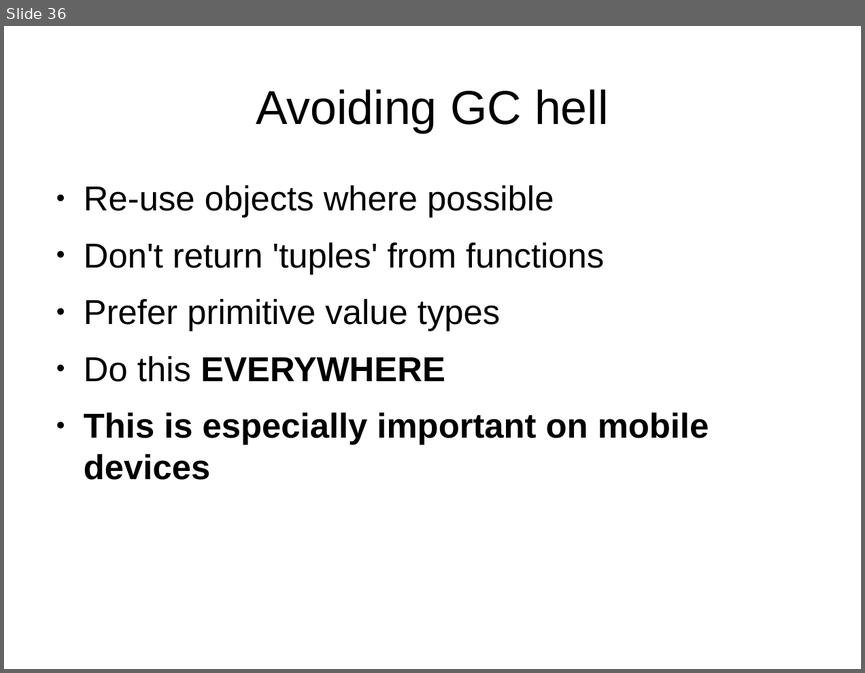
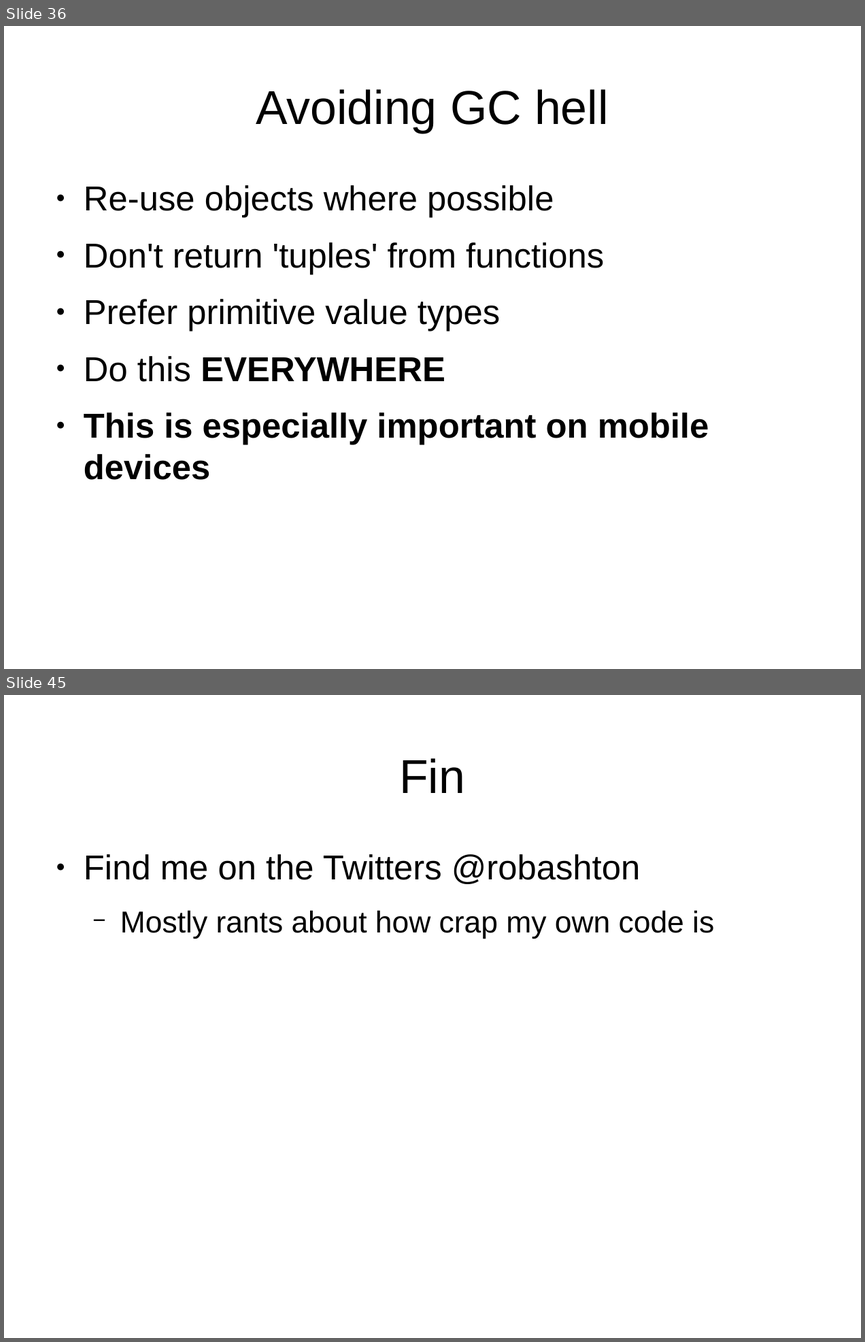
Before and after one commit to robashton/wabs, a slide deck: presentation.odp. Shown one above the other, each under a label of ours: slide 36 before the commit, slides 36 and 45 after it; the slides between them are not shown. The pictures are 865x673 and 865x1342 pixels, drawn with LibreOffice and Linux fonts; fonts in the diff are those of the drawing. Boxes give left, top, right and bottom in pixels: in the first picture for what was removed or moved away, otherwise in the second. Text is boxed around its words. In the diff, an @@ line names an element or a change of style, - is before the commit and + after.

```diff
--- a/presentation.odp
+++ b/presentation.odp
@@ slide 45 added at (4, 695, 861, 1338), background #FFFFFF @@
@@ title added at (399, 758, 465, 793), 44 pt, text #000000 @@
+Fin
@@ text added at (84, 854, 714, 938), 28 pt, text #000000 @@
+● Find me on the Twitters @robashton
+  − Mostly rants about how crap my own code is
```
Also in this commit, not shown: 1 slide changed, 8 other slides added, 6 other files.
